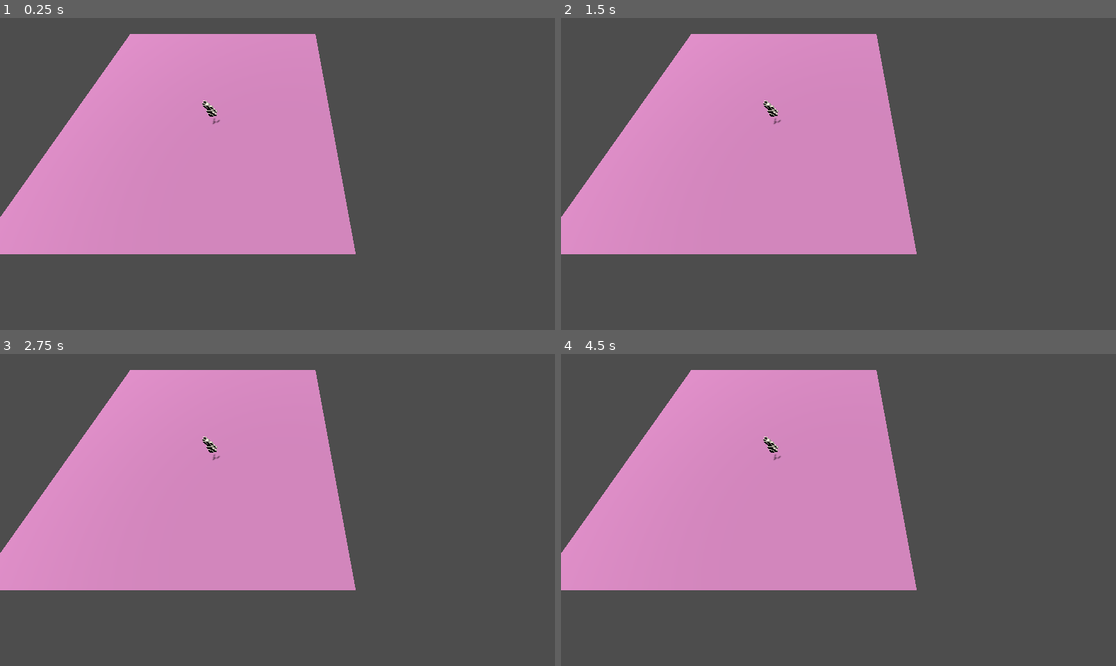
Above: before the commit, frames 1-4 (two rows, left to right).
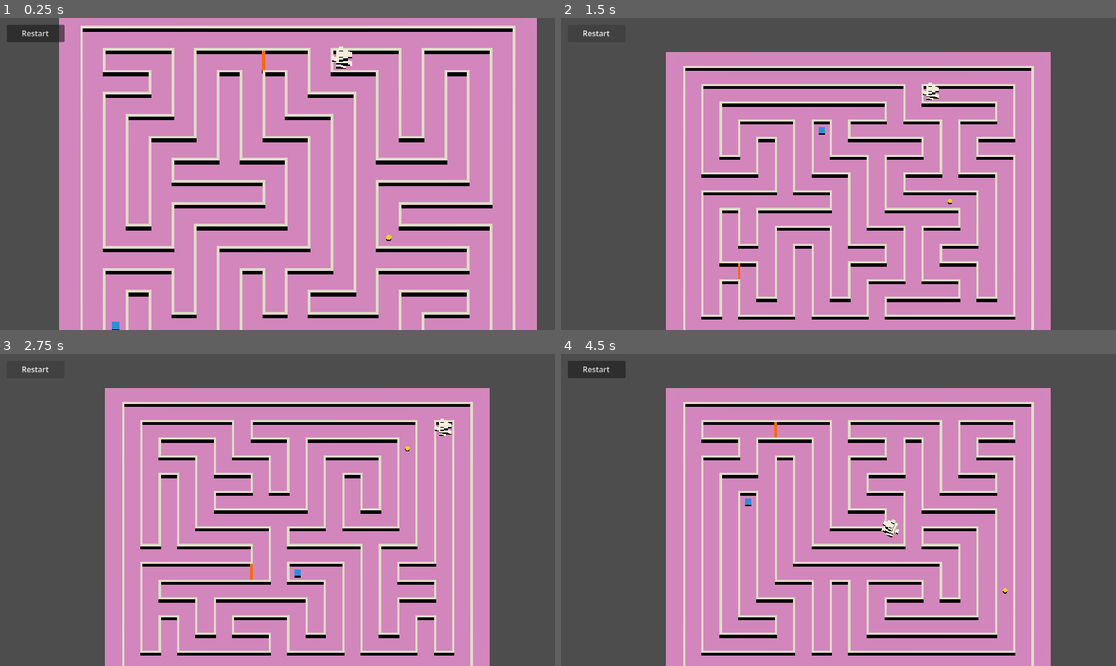
Above: after the commit, the same moments.

Repository: BirdofRain/pup-rescue
Game: Godot game, scene res://scenes/Game.tscn
Two runs of this game, one before a commit and one after it. Both use one fixed random seed, a clock stepped at 60 frames per second and the inputs below.
Inputs (mouse positions are in pixels of both pictures, inside the frame that each line leads up to):
- Up to frame 1 (0.25 s): no input
- Up to frame 2 (1.5 s): click (594, 33) at 0.5 s, where only the run after the commit has a clickable "Restart"; click (594, 33) at 1.25 s, where only the run after the commit has a clickable "Restart"
- Up to frame 3 (2.75 s): click (33, 369) at 2 s, where only the run after the commit has a clickable "Restart"
- Up to frame 4 (4.5 s): tap Enter at 2.75 s; move the mouse to (960, 494) at 2.77 s; click (960, 494) at 2.92 s; drag from (727, 525) to (810, 572) at 3.52 s; move the mouse to (894, 441) at 4.27 s; click (894, 441) at 4.42 s

The runs differ from the first frame. In frame 1, 62% of the frame differs, in the area x 0-97%, y 0-100%; in frame 2, 49%; in frame 3, 49%; in frame 4, 49%.
Error before the commit: Parse Error: Cannot infer the type of "puppy_pos" variable because the value doesn't have a set type. (res://scripts/game.gd:413)

Commit message:
Fix wall collision and key pickup with Jolt physics.
Remove slide nudge that pushed through walls, assign world/player
physics layers, and collect key/door/exit by proximity as well as areas.

Co-authored-by: Cursor <cursoragent@cursor.com>

Diff:
--- a/project.godot
+++ b/project.godot
@@ -15,6 +15,12 @@
 config/features=PackedStringArray("4.6", "Forward Plus")
 config/icon="res://icon.svg"
 
+[layer_names]
+
+3d_physics/layer_1="world"
+3d_physics/layer_2="player"
+3d_physics/layer_3="pickup"
+
 [physics]
 
 3d/physics_engine="Jolt Physics"
--- a/scenes/Game.tscn
+++ b/scenes/Game.tscn
@@ -34,6 +34,8 @@
 [node name="ItemsRoot" type="Node3D" parent="World" unique_id=1795068465]
 
 [node name="Floor" type="StaticBody3D" parent="World" unique_id=521180378]
+collision_layer = 1
+collision_mask = 0
 
 [node name="MeshInstance3D" type="MeshInstance3D" parent="World/Floor" unique_id=502281570]
 mesh = SubResource("PlaneMesh_t88pq")
--- a/scenes/Puppy.tscn
+++ b/scenes/Puppy.tscn
@@ -7,6 +7,8 @@
 height = 0.45
 
 [node name="Puppy" type="CharacterBody3D" unique_id=1989989181]
+collision_layer = 2
+collision_mask = 1
 safe_margin = 0.08
 floor_snap_length = 0.1
 script = ExtResource("1_6wfnm")
--- a/scripts/game.gd
+++ b/scripts/game.gd
@@ -11,7 +11,7 @@
 @onready var floor_collision: CollisionShape3D = $World/Floor/CollisionShape3D
 
 @onready var maze_root: Node3D = $World/MazeRoot
-@onready var puppy = $World/ActorsRoot/Puppy
+@onready var puppy: CharacterBody3D = $World/ActorsRoot/Puppy
 
 const MazeBuilderScript := preload("res://scripts/maze_builder.gd")
 
@@ -44,6 +44,10 @@
 var door_unlock_center: Vector3 = Vector3.ZERO
 var door_opened: bool = false
 
+const LAYER_WORLD := 1
+const LAYER_PLAYER := 2
+
+@export var pickup_radius: float = 0.55
 @export var door_unlock_radius: float = 1.1
 
 # --- UI ---
@@ -131,7 +135,9 @@
 
 
 func _physics_process(_delta: float) -> void:
+	_try_collect_key_near_puppy()
 	_try_unlock_door_near_puppy()
+	_try_reach_exit_near_puppy()
 
 
 func _find_first_camera_3d(root: Node) -> Camera3D:
@@ -290,7 +296,10 @@
 	col.shape = shape
 	key_area.add_child(col)
 
+	key_area.collision_layer = 0
+	key_area.collision_mask = LAYER_PLAYER
 	key_area.monitoring = true
+	key_area.monitorable = false
 	key_area.body_entered.connect(_on_key_body_entered)
 
 
@@ -329,7 +338,10 @@
 	col.shape = shape
 	exit_area.add_child(col)
 
+	exit_area.collision_layer = 0
+	exit_area.collision_mask = LAYER_PLAYER
 	exit_area.monitoring = true
+	exit_area.monitorable = false
 	exit_area.body_entered.connect(_on_exit_body_entered)
 
 
@@ -341,14 +353,14 @@
 
 	door_body = info.get("door_body") as StaticBody3D
 	if door_body == null or not is_instance_valid(door_body):
+		var pos: Vector3 = info.door
 		var doors := maze_root.find_children("Door", "StaticBody3D", true, false)
-		var pos: Vector3 = info.door
 		var best_d := 999999.0
 		for d in doors:
 			var sb := d as StaticBody3D
 			if sb == null:
 				continue
-			var dist := sb.global_position.distance_to(maze_root.to_global(pos))
+			var dist: float = sb.global_position.distance_to(maze_root.to_global(pos))
 			if dist < best_d:
 				best_d = dist
 				door_body = sb
@@ -360,12 +372,12 @@
 
 	door_unlock_center = door_body.global_position
 
-	# Trigger on the actual door mesh (not the tile center) so touch unlock works.
 	door_area = Area3D.new()
 	door_area.name = "DoorArea"
+	door_area.collision_layer = 0
+	door_area.collision_mask = LAYER_PLAYER
 	door_area.monitoring = true
-	door_area.collision_layer = 0
-	door_area.collision_mask = 1
+	door_area.monitorable = false
 	door_body.add_child(door_area)
 
 	var col := CollisionShape3D.new()
@@ -380,21 +392,33 @@
 func _on_key_body_entered(body: Node) -> void:
 	if body != puppy:
 		return
+	_collect_key()
+
+
+func _try_collect_key_near_puppy() -> void:
+	if has_key or key_node == null or puppy == null:
+		return
+	if not is_instance_valid(key_node):
+		return
+	var puppy_pos: Vector3 = puppy.global_position
+	var key_pos: Vector3 = key_node.global_position
+	puppy_pos.y = 0.0
+	key_pos.y = 0.0
+	if puppy_pos.distance_to(key_pos) <= pickup_radius:
+		_collect_key()
+
+
+func _collect_key() -> void:
 	if has_key:
 		return
-
 	has_key = true
 	if debug_enabled:
 		print("KEY collected!")
-
 	_set_hint("Key collected! Door is now unlockable (touch the door).")
-
-	# Remove key visual
 	if key_node:
 		key_node.queue_free()
 	key_node = null
 	key_area = null
-
 	_try_unlock_door_near_puppy()
 
 
@@ -409,10 +433,9 @@
 		return
 	if door_body == null or not is_instance_valid(door_body):
 		return
-
-	var puppy_pos := puppy.global_position
+	var puppy_pos: Vector3 = puppy.global_position
+	var door_pos: Vector3 = door_unlock_center
 	puppy_pos.y = 0.0
-	var door_pos := door_unlock_center
 	door_pos.y = 0.0
 	if puppy_pos.distance_to(door_pos) <= door_unlock_radius:
 		_try_unlock_door()
@@ -442,12 +465,26 @@
 func _on_exit_body_entered(body: Node) -> void:
 	if body != puppy:
 		return
-
-	# If you want exit to require key, keep this:
+	_try_reach_exit()
+
+
+func _try_reach_exit_near_puppy() -> void:
+	if exit_node == null or puppy == null:
+		return
+	if not is_instance_valid(exit_node):
+		return
+	var puppy_pos: Vector3 = puppy.global_position
+	var exit_pos: Vector3 = exit_node.global_position
+	puppy_pos.y = 0.0
+	exit_pos.y = 0.0
+	if puppy_pos.distance_to(exit_pos) <= pickup_radius:
+		_try_reach_exit()
+
+
+func _try_reach_exit() -> void:
 	if not has_key:
 		_set_hint("Need the key first.")
 		return
-
 	_show_win_panel()
 
 
--- a/scripts/maze_builder.gd
+++ b/scripts/maze_builder.gd
@@ -202,6 +202,8 @@
 
 	var body := StaticBody3D.new()
 	body.name = "Door"
+	body.collision_layer = 1
+	body.collision_mask = 0
 	body.position = center
 	parent.add_child(body)
 
@@ -231,6 +233,8 @@
 func _add_segment(parent: Node3D, center: Vector3, size: Vector3) -> void:
 	var body := StaticBody3D.new()
 	body.name = "WallSeg"
+	body.collision_layer = 1
+	body.collision_mask = 0
 	body.position = center
 	parent.add_child(body)
 
--- a/scripts/puppy_controller.gd
+++ b/scripts/puppy_controller.gd
@@ -36,6 +36,8 @@
 
 
 func _ready() -> void:
+	collision_layer = 2  # player
+	collision_mask = 1   # world (walls, floor)
 	safe_margin = 0.08
 	floor_snap_length = 0.1
 	_apply_breed_mesh()
@@ -61,9 +63,10 @@
 		return
 	var capsule := CapsuleShape3D.new()
 	capsule.radius = collision_radius
-	capsule.height = collision_height
+	capsule.height = maxf(collision_height, collision_radius * 2.1)
 	collision_shape.shape = capsule
-	collision_shape.position = Vector3(0.0, collision_height * 0.5, 0.0)
+	collision_shape.disabled = false
+	collision_shape.position = Vector3(0.0, capsule.height * 0.5 + collision_radius, 0.0)
 
 
 func set_target(p: Vector3) -> void:
@@ -98,17 +101,6 @@
 	velocity = velocity.move_toward(desired, accel * delta)
 	move_and_slide()
 
-	# Nudge along walls when stuck in a corner but still far from the target.
-	if has_target and dist > stop_radius * 2.0:
-		var flat_vel := velocity
-		flat_vel.y = 0.0
-		if flat_vel.length() < 0.35:
-			var slide_dir := desired - flat_vel
-			slide_dir.y = 0.0
-			if slide_dir.length() > 0.01:
-				velocity += slide_dir.normalized() * accel * delta * 0.5
-				move_and_slide()
-
 	var flat_v: Vector3 = velocity
 	flat_v.y = 0.0
 	if flat_v.length() > 0.12:
